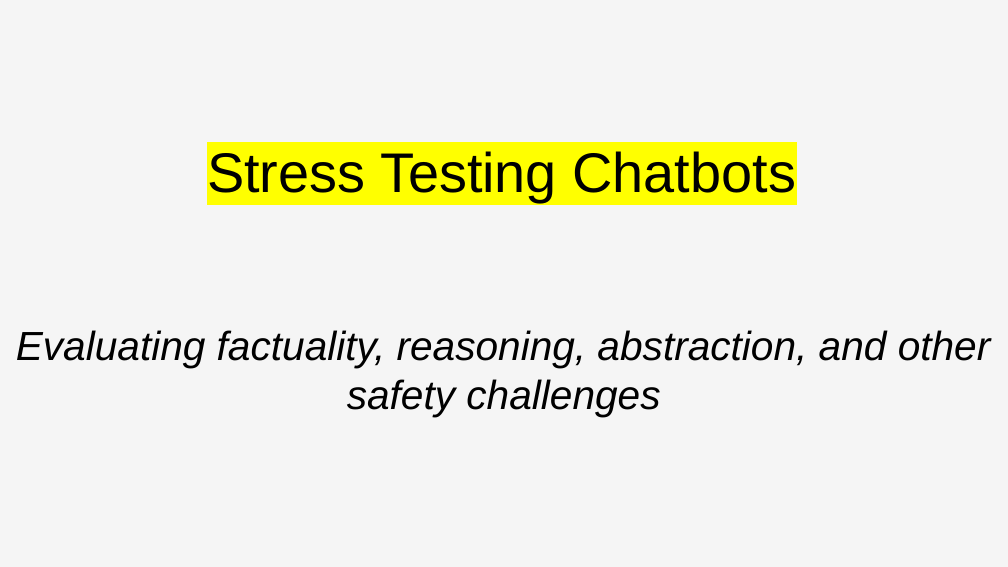
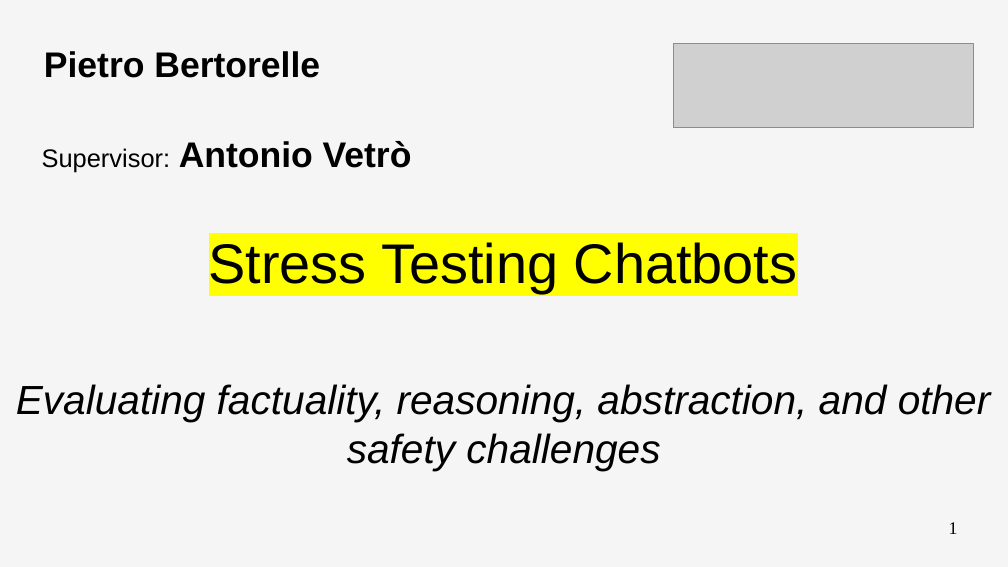
Before and after one commit to PieBerto/Stress-testing-chatbots, a slide deck: slide 1 of Slideshow/final_presentation_v.2.odp. Drawn at 1008x567 pixels with LibreOffice and Linux fonts; fonts in the diff are those of the drawing; grey boxes stand for pictures. Boxes give left, top, right and bottom in pixels: in the first picture for what was removed or moved away, otherwise in the second. Text is boxed around its words. In the diff, an @@ line names an element or a change of style, - is before the commit and + after.

```diff
--- a/Slideshow/final_presentation_v.2.odp
+++ b/Slideshow/final_presentation_v.2.odp
@@ title added at box(44, 51, 320, 78), 28 pt, text #000000, bold @@
+Pietro Bertorelle
@@ picture added at box(673, 43, 973, 128) @@
@@ title added at box(42, 141, 412, 172), 28 pt, text #000000, bold @@
+Supervisor: Antonio Vetrò
@@ title "Stress Testing Chatbots": place and size @@
-title "Stress Testing Chatbots" at box(207, 151, 795, 202)
+title "Stress Testing Chatbots" at box(209, 242, 797, 293)
@@ title "Evaluating factuality, reasoning, abstraction, and ...": place and size @@
-title "Evaluating factuality, reasoning, abstraction, and ..." at box(16, 330, 991, 416)
+title "Evaluating factuality, reasoning, abstraction, and ..." at box(16, 384, 991, 470)
@@ page number added at box(949, 522, 958, 534), 14 pt, text #000000 @@
+1
```
Also in this commit, not shown: 13 other slides changed, 3 slides added.
